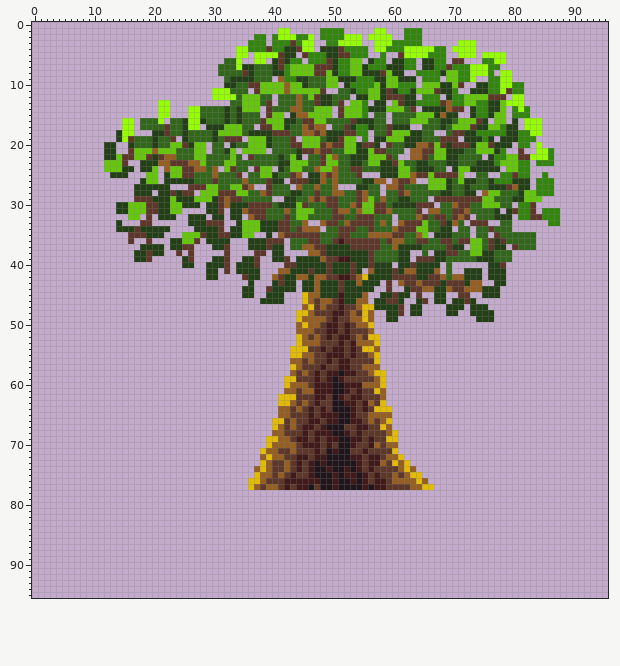
Pixel-art file: poofy tree.aseprite. Above, as it was before the edit.
96x96 pixels, 1 frame. The old version is drawn lined up with the new one.
The result:
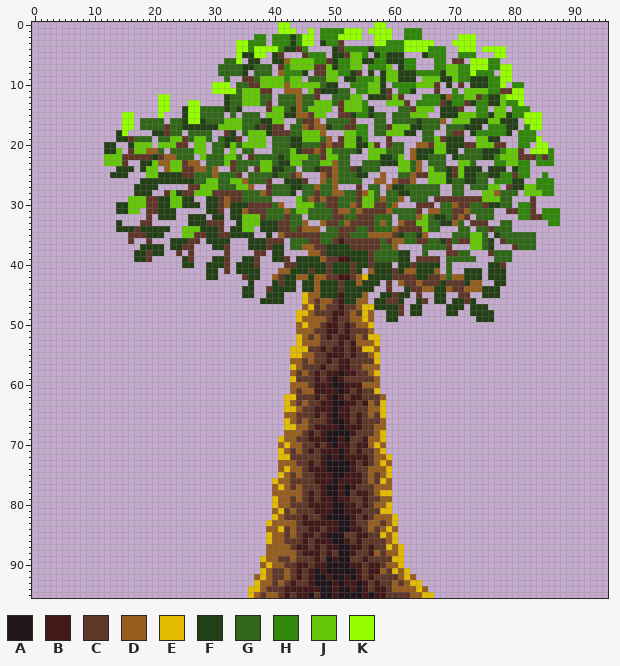
Palette (. is transparent): A #1f151b  B #421919  C #5e3729  D #965e1f  E #e3bb00  F #223f15  G #306718  H #30870a  J #64c807  K #95ff00
Message: Add a bench sprite. Adjust the tree sprite to scale better with it.
From old to new:
whole drawing moved by +0,-18 (the old picture is shown already moved)
y 0: x 41..42 .. -> KK; x 57..58 .. -> KK
y 1: x 43 . -> K; x 46 . -> K; x 52..54 ... -> KKK; x 56 . -> K; x 59 . -> K
y 2: x 41..43 KKK -> HHF; x 45 H -> K; x 51 H -> K; x 56 K -> .; x 71..73 ... -> KKK
y 3: x 34..35 .. -> KK; x 43 C -> F; x 48 . -> F; x 51..54 KKKK -> C...; x 59 K -> H; x 62..66 HHH.. -> KKKKK; x 70 . -> K
y 4: x 37..40 HHCH -> KKKK; x 45..46 KK -> H.; x 48..49 FF -> ..; x 56..58 .KK -> FHH; x 66 K -> H; x 70 K -> .; x 75..78 .... -> KKKK
y 5: x 35..36 K. -> FF; x 39..40 KK -> .F; x 42..43 FF -> ..; x 49 F -> .; x 51 C -> F; x 53..54 HH -> JJ; x 57 . -> F; x 59..65 ..CKKKK -> FFF...F; x 71..73 KKK -> HHH; x 75..76 KK -> ..
y 6: x 36..38 .KK -> FF.; x 41..46 CFHH.H -> FDJJJJ; x 55 . -> F; x 59 . -> F; x 65..66 FF -> ..; x 73..75 ..H -> KKK; x 77..78 KK -> H.
y 7: x 34 K -> G; x 40 F -> .; x 49 C -> J; x 55 F -> .; x 59..60 FF -> J.; x 65..66 FF -> ..; x 69..70 CH -> JJ; x 78..79 .. -> KK
y 8: x 35..36 CF -> F.; x 40..41 FF -> .D; x 43..46 JJJJ -> HHF.; x 50 F -> J; x 53..55 JJF -> FC.; x 57..58 FC -> .F; x 60 F -> J; x 62..63 .. -> FF; x 74..75 KK -> HH
y 9: x 33..36 FFFF -> ..CC; x 38..41 GG.D -> JJJJ; x 43..45 HFF -> JJ.; x 51 F -> .; x 57 F -> J; x 65..69 HHH.J -> JJJFF; x 73..75 K.. -> FFF
y 10: x 30..33 ..FF -> KKK.; x 45..47 FGG -> JJJ; x 49..50 JJ -> FF; x 52 F -> .; x 56 H -> J; x 59..60 JJ -> .H; x 64 . -> J; x 67..68 JF -> C.; x 70 J -> .; x 73 . -> F; x 79 K -> .
y 11: x 33 G -> K; x 35..41 G.CJJJJ -> JJJCC..; x 43..45 JJJ -> DD.; x 47..50 JC.. -> CFFF; x 53 F -> .; x 60 F -> .; x 64..66 JJJ -> ...; x 68..69 FF -> ..; x 72..75 .FFF -> JJJJ; x 78 K -> C; x 80..81 HH -> KK
y 12: x 21..22 .. -> KK; x 30..33 KKKK -> ..FG; x 46 J -> G; x 48..49 FF -> ..; x 53..57 .FFJJ -> JJ.FF; x 60 C -> J; x 62..63 FF -> ..; x 68..69 .F -> FD; x 74..79 JJCCC. -> CHFFJK
y 13: x 26..27 .. -> KK; x 32 . -> F; x 47..49 CFF -> JJJ; x 52 . -> J; x 57..59 FF. -> ..J; x 61..63 CFF -> JC.; x 69 D -> F; x 72..73 JJ -> CF; x 79..80 KK -> HH
y 14: x 25 . -> F; x 35..37 JJJ -> ...; x 40..41 GG -> JJ; x 43 D -> F; x 46 G -> J; x 57..61 FFJJJ -> ....G; x 64..67 .FFF -> JJJ.; x 69..70 DC -> FF; x 73 F -> .; x 76..77 FF -> .J; x 81 K -> H
y 15: x 15..16 .. -> KK; x 22 K -> .; x 25 . -> F; x 32 F -> .; x 34 F -> .; x 39 C -> J; x 42 . -> F; x 46 J -> C; x 49 J -> .; x 52..54 JJJ -> CFH; x 56 . -> F; x 63 G -> J; x 66..68 JFD -> ..F; x 71..73 ..F -> JJJ; x 79 . -> F; x 82..84 H.. -> KKK
y 16: x 21 K -> G; x 32..34 FGF -> JJJ; x 38..39 CJ -> FF; x 42..43 FF -> ..; x 47..48 JJ -> D.; x 54..56 FFF -> ...; x 63..65 JJJ -> GFG; x 68..70 FFG -> D.J; x 73..74 JC -> FF; x 76 . -> J; x 78..79 J. -> FF
y 17: x 26..28 KK. -> FFF; x 31 F -> J; x 37 . -> F; x 39..42 CJJF -> FCC.; x 49 . -> F; x 53 F -> C; x 56 F -> .; x 60..64 FFF.. -> JJJFF; x 68 F -> .; x 70..73 JJJC -> GGFF; x 75..77 FJJ -> .HH; x 82 K -> H
y 18: x 16 K -> .; x 25 F -> .; x 30..34 FJJJJ -> ..CF.; x 36..38 FFF -> JJJ; x 45..47 DDC -> JJJ; x 49..53 FFFCC -> ...JJ; x 59 C -> J; x 62 J -> F; x 64 F -> .; x 72 F -> .; x 80 F -> .; x 83..84 KK -> H.
y 19: x 15 K -> F; x 20 F -> .; x 23..25 C.F -> JJC; x 27..28 GG -> JJ; x 30 F -> .; x 32..33 CC -> FF; x 39 F -> .; x 43..44 C. -> FF; x 49..50 FF -> D.; x 54 . -> F; x 57..64 FFJJJFFF -> ..C.....; x 67 G -> J; x 69..75 CC.FFFH -> FFF..JJ; x 77..80 .FFF -> F...; x 84 . -> K
y 20: x 17..22 GGGFGG -> JJJ.JJ; x 24 J -> C; x 26 F -> .; x 32..33 .F -> FJ; x 35 G -> J; x 39 F -> .; x 43..47 CCJJJ -> FFGGG; x 55..57 CCF -> FJC; x 62..63 FF -> ..; x 68 C -> J; x 70..71 CC -> FF; x 73 F -> C; x 76..79 CFFF -> JCC.; x 85 . -> K
y 21: x 14 . -> J; x 19 J -> D; x 21..23 JJJ -> G.G; x 32 F -> .; x 35..38 JJJJ -> GG..; x 43 G -> J; x 49 C -> J; x 52..53 JJ -> GG; x 55 F -> .; x 57..58 CC -> JJ; x 64..66 DCC -> FFF; x 71 F -> .; x 74..76 JJJ -> GFF; x 79..80 .. -> JJ; x 83 . -> K
y 22: x 12..13 FF -> JJ; x 17..18 JJ -> CC; x 27 J -> .; x 32 G -> J; x 44..45 F. -> JJ; x 50 D -> J; x 53..55 FFF -> ...; x 58..59 JC -> FF; x 61 . -> J; x 64..65 DC -> FF; x 67..69 JJF -> GG.; x 75 . -> F; x 78 H -> J; x 83..85 KKK -> CHC
y 23: x 20 F -> J; x 23..24 CC -> JJ; x 28 J -> .; x 33 J -> C; x 38..39 GG -> JJ; x 45 J -> G; x 48 C -> J; x 50 J -> D; x 53..54 FF -> ..; x 56..57 JJ -> GG; x 60 C -> F; x 62 G -> J; x 64..65 FF -> D.; x 69..72 FFGG -> ..JJ; x 74..76 FFF -> ...; x 78 J -> H
y 24: x 12..14 JJJ -> ..F; x 19 F -> J; x 32 J -> .; x 40 . -> F; x 43..44 JJ -> G.; x 47..49 DJJ -> FCC; x 54 C -> F; x 58..60 FFF -> ...; x 64..66 FFF -> D.J; x 69..70 .F -> FC; x 72 J -> F; x 75 F -> .; x 78..80 .JJ -> F.F
y 25: x 21 . -> F; x 23..24 JJ -> FF; x 38..39 JJ -> GG; x 46..47 FF -> ..; x 54..55 C. -> FF; x 58..62 FFFJJ -> D..GG; x 67..69 CCC -> JJF; x 72..73 .. -> FF; x 76..77 .. -> FF
y 26: x 19..21 JJ. -> FFF; x 29..30 GC -> JJ; x 33..34 GG -> JJ; x 40..44 FF.CC -> ..FFF; x 46..47 FF -> ..; x 55..56 FF -> ..; x 71 J -> G; x 76 F -> .; x 82 F -> .
y 27: x 21..22 FF -> ..; x 28 C -> J; x 33 J -> G; x 35 C -> J; x 43..44 .D -> FF; x 54..55 FF -> C.; x 60..61 DC -> FF; x 66..69 JJJF -> GG..; x 72 F -> .; x 76..78 FFF -> JJ.; x 80 D -> F; x 82..83 F. -> JJ
y 28: x 21..23 FFC -> .CJ; x 27 . -> J; x 30 J -> C; x 34..35 JJ -> CG; x 44 F -> .; x 56 G -> J; x 61..62 CD -> FF; x 68..69 FF -> ..; x 72..73 FF -> ..; x 75 D -> J; x 77 J -> D; x 81 F -> .; x 84 H -> J
y 29: x 16..18 .CC -> JJJ; x 20 F -> C; x 24 F -> J; x 27..29 JJJ -> ..F; x 42..44 FFG -> ..J; x 55 D -> J; x 61..62 FF -> D.; x 77 G -> J; x 80..84 FFJJJ -> ...C.
y 30: x 41..43 FFF -> D..; x 45..46 CG -> JJ; x 60..63 FFFF -> D...; x 75..77 JJJ -> CFF
y 31: x 18 J -> .; x 23..24 JJ -> F.; x 46 J -> G; x 55..56 JJ -> CC; x 77 F -> .; x 79 F -> C
y 32: x 16..17 JJ -> ..; x 35..37 .DC -> JJJ; x 44..45 JJ -> G.; x 65 C -> J; x 67..68 CC -> FF; x 77..79 FFF -> ...
y 33: x 64 C -> J; x 68 C -> F
y 34: x 25..27 ..F -> JJJ; x 37 J -> .; x 64 J -> C; x 68..69 FF -> ..
y 35: x 27 J -> C; x 35..36 JJ -> FF; x 61 C -> F; x 64..65 DJ -> FD; x 67..69 FFF -> ...; x 73..74 .G -> JJ; x 77 C -> F
y 36: x 25..26 JJ -> FC; x 68 C -> F; x 76..77 CF -> F.
y 37: x 61..64 FFFF -> ....; x 70..71 FF -> ..; x 76..78 CFF -> F..
y 38: x 67..68 FF -> ..; x 73..76 JJFF -> ...C
y 39: x 67..68 FF -> C.; x 74..76 FFF -> ...
y 58: x 58 E -> .
y 59..60: x 42 E -> .; x 58 E -> .
y 61: x 42 D -> .; x 50 A -> B; x 58 D -> .
y 62: x 41 E -> .; x 48..49 BC -> CB
y 63: x 41 E -> .; x 47..49 BCC -> CBB
y 64: x 41..43 DDC -> .EE; x 46..47 BC -> CB; x 49 C -> B; x 51..53 AAB -> BBC; x 55..57 BCE -> CDD; x 59 E -> .
y 65: x 41 D -> .; x 43 C -> D; x 46..48 BCB -> CBC; x 50..54 BAABC -> ABBCB; x 57..59 DDD -> CE.
y 66: x 40..42 EEC -> ..E; x 45..47 CBB -> DCC; x 50 B -> A; x 52..53 AB -> BC; x 56 D -> C; x 59 E -> .
y 67: x 40..47 EDCDCBBC -> ..EEDDCB; x 49..50 AA -> BB; x 52..53 CC -> BB; x 55 B -> C; x 57..59 CED -> DD.
y 68: x 40..47 DDCCCBCB -> ..DDDCBC; x 49 B -> A; x 52..54 BCB -> ABC; x 57..60 CCDE -> DE..
y 69: x 39..41 EED -> ..E; x 43..46 CBBC -> DCCB; x 48..51 CBBA -> BAAB; x 53..60 BBCBCCEE -> CCBDDE..
y 70: x 39..40 ED -> ..; x 42 D -> E; x 44..46 CBB -> DCC; x 50..60 CAABCCBDCDD -> ABBCBBDED..
y 71: x 38..44 EDDCCDC -> ...EDCD; x 46..49 CBCA -> BCBB; x 52 A -> B; x 54..55 CB -> BC; x 57..60 CCCE -> DE..
y 72: x 38..42 DEDDC -> ...EE; x 44..45 BB -> CC; x 47 B -> C; x 50 A -> B; x 52 A -> B; x 55..61 CBBCDDE -> BCDDE..
y 73: x 38..41 EDCC -> ...D; x 43..44 CB -> DC; x 47 A -> C; x 53..62 ABCBBDCEDE -> BCBCDED...
y 74: x 37..44 DEDCCDCB -> ....DEDD; x 47..49 AAB -> BBA; x 52..54 BAB -> ABC; x 56..63 BCCCCDED -> DDDE....
y 75: x 37..44 EDDCDCBC -> ....EDCD; x 46..50 BAAAB -> CBBBA; x 54..64 ABCBCCDCDEE -> BCDCDE.....
y 76: x 36..46 EEDCCCBBBBB -> ....EDDCCCC; x 48..52 AABAA -> BBABB; x 54..65 ABCBBCDDDDED -> BCDCED......
y 77: x 36..39 EDCD -> ....; x 41..42 CB -> ED; x 44..46 BBA -> DCC; x 48 A -> B; x 50..51 BA -> AB; x 53..66 AABABBCCCCDDEE -> BCCCDDD.......
y 78: x 40..59 .................... -> DDDDDCBCBAABACBBCDEE
y 79: x 40..59 .................... -> EDDCDCBCBBABBCCBCCDD
y 80: x 40..59 .................... -> EDDCCCBBBBAABBCBCDDE
y 81: x 40..59 .................... -> DECDCCCBBBAABBBCCCEE
y 82: x 40..60 ..................... -> EDCCCBCCBAAAABCBCDDDE
y 83: x 39..60 ...................... -> EDDDDCBBBBBBAABCCDDCDE
y 84: x 39..60 ...................... -> DDECDCCBBCBBAABBCDCDED
y 85: x 39..60 ...................... -> EDDCDCBBCBAAACCBBCCEDE
y 86: x 39..60 ...................... -> EDDCCCBCBBBAABCBCCCCDE
y 87: x 39..61 ....................... -> DDDDCBBCBCBBAABBCBCCEDE
y 88: x 39..61 ....................... -> DDDDDCBBBCBCAABCCBDCDDE
y 89: x 38..61 ........................ -> EDDCCDCCCBCABAACCBCCCCEE
y 90: x 38..61 ........................ -> DEDDCCBBCBBAAAABBCBBCDDE
y 91: x 38..62 ......................... -> EDCCDCBCBABAAAAABCBBDCEDE
y 92: x 37..63 ........................... -> DEDCCDCBCBAABAABABCBCCCCDED
y 93: x 37..64 ............................ -> EDDCDCBCCBAAABABBABCBCCDCDEE
y 94: x 36..65 .............................. -> EEDCCCBBBBBBAABAABABCBBCDDDDED
y 95: x 36..66 ............................... -> EDCDDCBCBBACAABAAAABABBCCCCDDEE
Where, in picture pixels (left, top, right, bottom), the same in both pictures:
changed: (104, 22, 548, 262)
changed: (248, 370, 434, 598)
